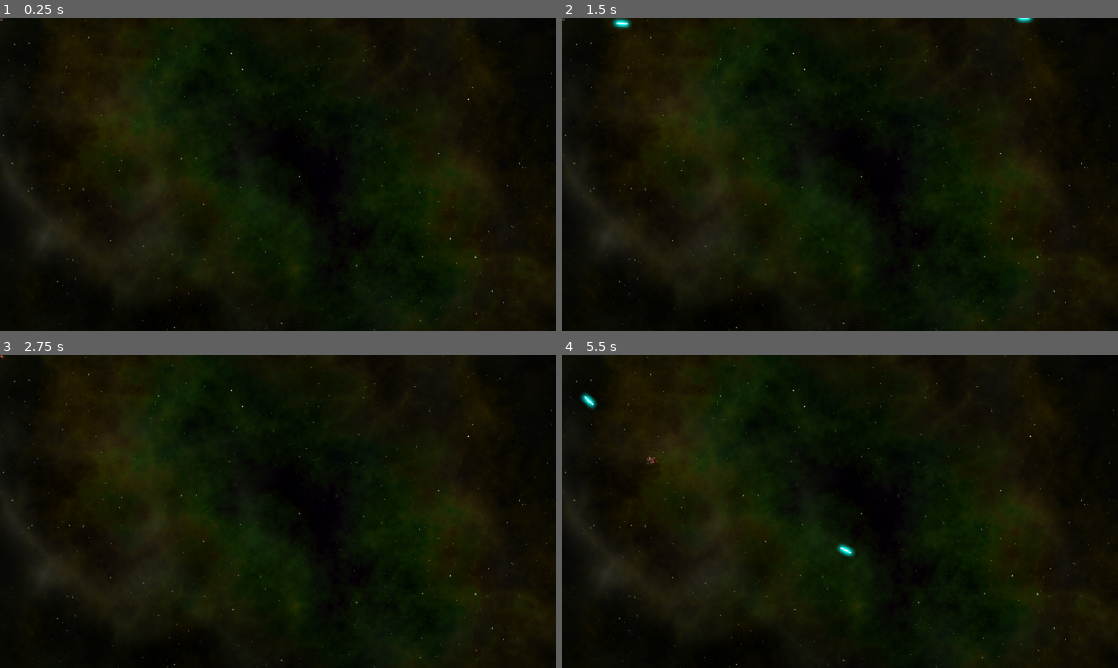
Above: before the commit, frames 1-4 (two rows, left to right).
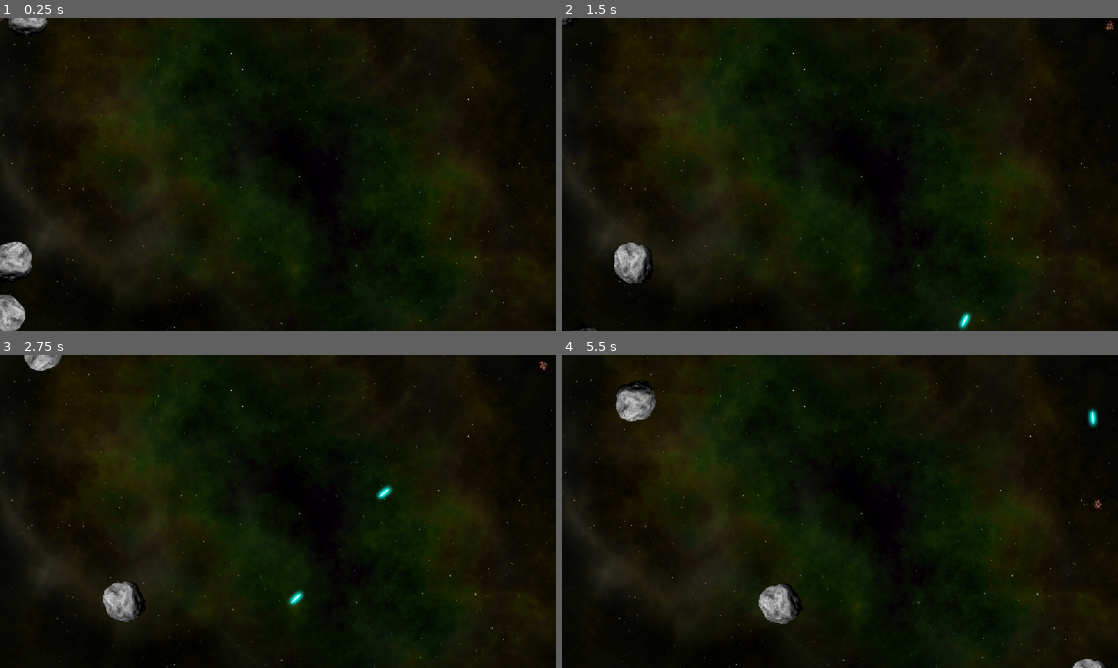
Above: after the commit, the same moments.

Repository: wsclayton383/space-rocks
Game: Godot game, scene res://main.tscn
Two runs of this game, one before a commit and one after it. Both use one fixed random seed, a clock stepped at 60 frames per second and the inputs below.
Inputs:
- Up to frame 1 (0.25 s): no input
- Up to frame 2 (1.5 s): hold D (rotate_right) 0.53-1.28 s; hold J (shoot) 0.53-1.28 s; hold A (rotate_left) from 1.28 s (still down); tap J (shoot) at 1.35 s
- Up to frame 3 (2.75 s): release A (rotate_left) at 2.03 s; hold D (rotate_right) from 2.03 s (still down); hold J (shoot) from 2.03 s (still down)
- Up to frame 4 (5.5 s): release D (rotate_right) at 2.78 s; release J (shoot) at 2.78 s; hold W (thrust) 2.78-3.53 s; tap J (shoot) at 2.85, 4.35 s; hold J (shoot) 3.53-4.28 s; hold A (rotate_left) from 3.53 s (still down); hold J (shoot) from 5.03 s (still down)

The runs differ from the first frame. In frame 1, 1.2% of the frame differs, in the area x 0-9%, y 0-100%; in frame 2, 1.0%; in frame 3, 1.2%; in frame 4, 1.9%, in the area x 3-98%, y 8-100%.

Commit message:
added rocks

Diff:
--- /dev/null
+++ b/explosion.tscn
@@ -0,0 +1,52 @@
+[gd_scene format=3 uid="uid://djabmbtpxqh5v"]
+
+[ext_resource type="Texture2D" uid="uid://p6bh7ll4nac4" path="res://assets/explosion.png" id="1_q7epf"]
+
+[sub_resource type="Animation" id="Animation_vxas0"]
+length = 0.001
+tracks/0/type = "value"
+tracks/0/imported = false
+tracks/0/enabled = true
+tracks/0/path = NodePath("Sprite2D:frame")
+tracks/0/interp = 1
+tracks/0/loop_wrap = true
+tracks/0/keys = {
+"times": PackedFloat32Array(0),
+"transitions": PackedFloat32Array(1),
+"update": 1,
+"values": [63]
+}
+
+[sub_resource type="Animation" id="Animation_j4sxf"]
+resource_name = "explosion"
+length = 0.64
+step = 0.01
+tracks/0/type = "value"
+tracks/0/imported = false
+tracks/0/enabled = true
+tracks/0/path = NodePath("Sprite2D:frame")
+tracks/0/interp = 1
+tracks/0/loop_wrap = true
+tracks/0/keys = {
+"times": PackedFloat32Array(0, 0.64),
+"transitions": PackedFloat32Array(1, 1),
+"update": 0,
+"values": [0, 63]
+}
+
+[sub_resource type="AnimationLibrary" id="AnimationLibrary_m5xho"]
+_data = {
+&"RESET": SubResource("Animation_vxas0"),
+&"explosion": SubResource("Animation_j4sxf")
+}
+
+[node name="Explosion" type="Area2D" unique_id=1271794929]
+
+[node name="Sprite2D" type="Sprite2D" parent="." unique_id=925680564]
+texture = ExtResource("1_q7epf")
+hframes = 8
+vframes = 8
+frame = 63
+
+[node name="AnimationPlayer" type="AnimationPlayer" parent="." unique_id=1792124898]
+libraries/ = SubResource("AnimationLibrary_m5xho")
--- a/main.gd
+++ b/main.gd
@@ -21,3 +21,14 @@
 	r.screensize = screensize
 	r.start(pos, vel, size)
 	call_deferred("add_child", r)
+	r.exploded.connect(self._on_rock_exploded)
+
+
+func _on_rock_exploded(size, radius, pos, vel):
+	if size <= 1:
+		return
+	for offset in [-1, 1]:
+		var dir = $Player.position.direction_to(pos).orthogonal() * offset
+		var newpos = pos + dir * radius
+		var newvel = dir * vel.length() * 1.1
+		spawn_rock(size - 1, newpos, newvel)
--- a/main.tscn
+++ b/main.tscn
@@ -1,11 +1,9 @@
 [gd_scene format=3 uid="uid://dacwpsnnrwgv8"]
 
+[ext_resource type="Script" uid="uid://c8yrdsd100ilt" path="res://main.gd" id="1_1bvp3"]
 [ext_resource type="Texture2D" uid="uid://diq7bt765lfxn" path="res://assets/space_background.png" id="1_ig7tw"]
 [ext_resource type="PackedScene" uid="uid://bjxqj08mykhut" path="res://player.tscn" id="2_0xm2m"]
-
-[sub_resource type="GDScript" id="GDScript_0xm2m"]
-script/source = "extends Node
-"
+[ext_resource type="PackedScene" uid="uid://bqsmu0afa6rv" path="res://rock.tscn" id="2_lquwl"]
 
 [sub_resource type="Curve2D" id="Curve2D_0xm2m"]
 _data = {
@@ -14,7 +12,8 @@
 point_count = 5
 
 [node name="Main" type="Node" unique_id=1109951115]
-script = SubResource("GDScript_0xm2m")
+script = ExtResource("1_1bvp3")
+rock_scene = ExtResource("2_lquwl")
 
 [node name="TextureRect" type="TextureRect" parent="." unique_id=1249412161]
 anchors_preset = 15
--- a/rock.gd
+++ b/rock.gd
@@ -1,4 +1,6 @@
 extends RigidBody2D
+
+signal exploded
 
 var screensize = Vector2.ZERO
 var size
@@ -14,9 +16,22 @@
 	radius = int($Sprite2D.texture.get_size().x / 2 * $Sprite2D.scale.x)
 	var shape = CircleShape2D.new()
 	shape.radius = radius
-	$CollisionShape2d.shape = shape
+	$CollisionShape2D.shape = shape
 	linear_velocity = _velocity
 	angular_velocity = randf_range(-PI, PI)
+	$Explosion.scale = Vector2.ONE * 0.75 * size
+
+
+func explode():
+	$CollisionShape2D.set_deferred("disabled", true)
+	$Sprite2D.hide()
+	$Explosion/AnimationPlayer.play("explosion")
+	$Explosion.show()
+	exploded.emit(size, radius, position, linear_velocity)
+	linear_velocity = Vector2.ZERO
+	angular_velocity = 0
+	await $Explosion/AnimationPlayer.animation_finished
+	queue_free()
 
 
 func _integrate_forces(physics_state):
--- a/rock.tscn
+++ b/rock.tscn
@@ -2,11 +2,15 @@
 
 [ext_resource type="Script" uid="uid://dvke7mytco4sn" path="res://rock.gd" id="1_68h2w"]
 [ext_resource type="Texture2D" uid="uid://clvfs4lr800pq" path="res://assets/rock.png" id="2_wecdg"]
+[ext_resource type="PackedScene" uid="uid://djabmbtpxqh5v" path="res://explosion.tscn" id="3_wecdg"]
 
-[node name="Rock" type="RigidBody2D" unique_id=768095408]
+[node name="Rock" type="RigidBody2D" unique_id=768095408 groups=["rocks"]]
 script = ExtResource("1_68h2w")
 
 [node name="Sprite2D" type="Sprite2D" parent="." unique_id=2045719025]
 texture = ExtResource("2_wecdg")
 
 [node name="CollisionShape2D" type="CollisionShape2D" parent="." unique_id=1815423021]
+
+[node name="Explosion" parent="." unique_id=1271794929 instance=ExtResource("3_wecdg")]
+visible = false
